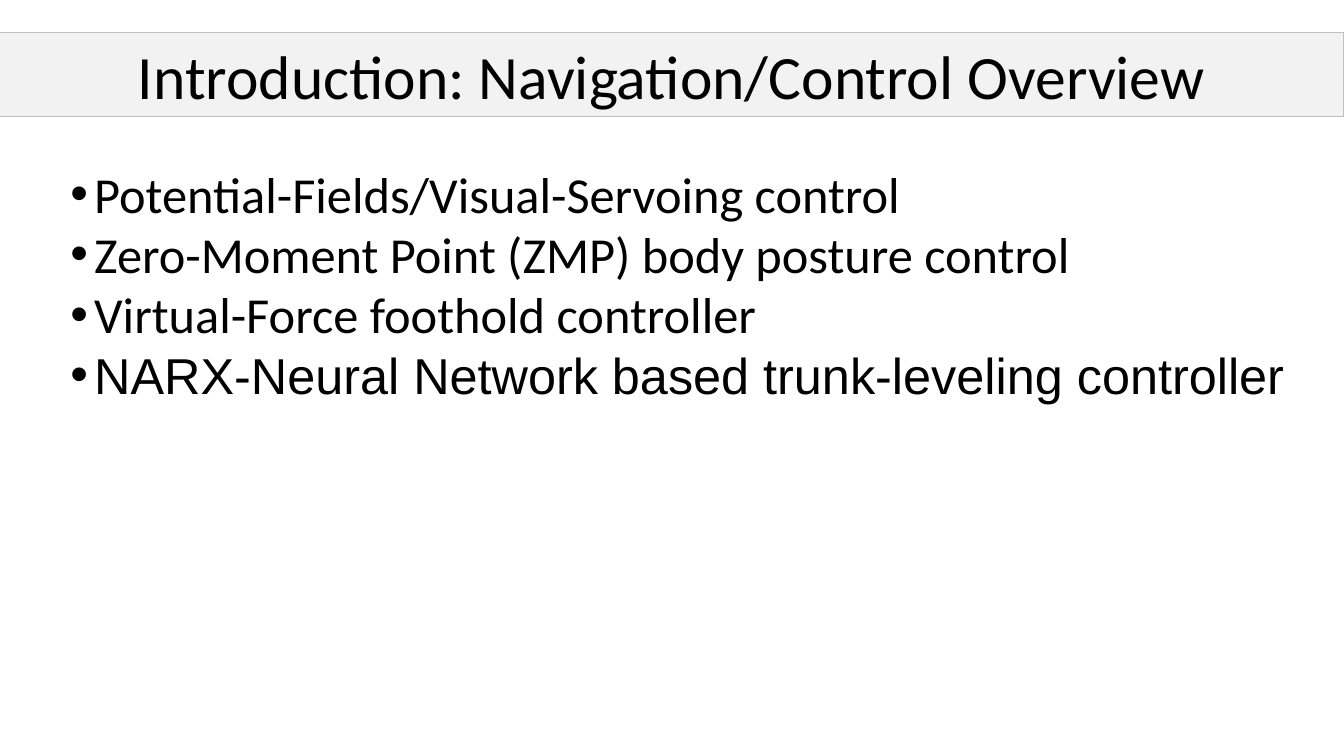
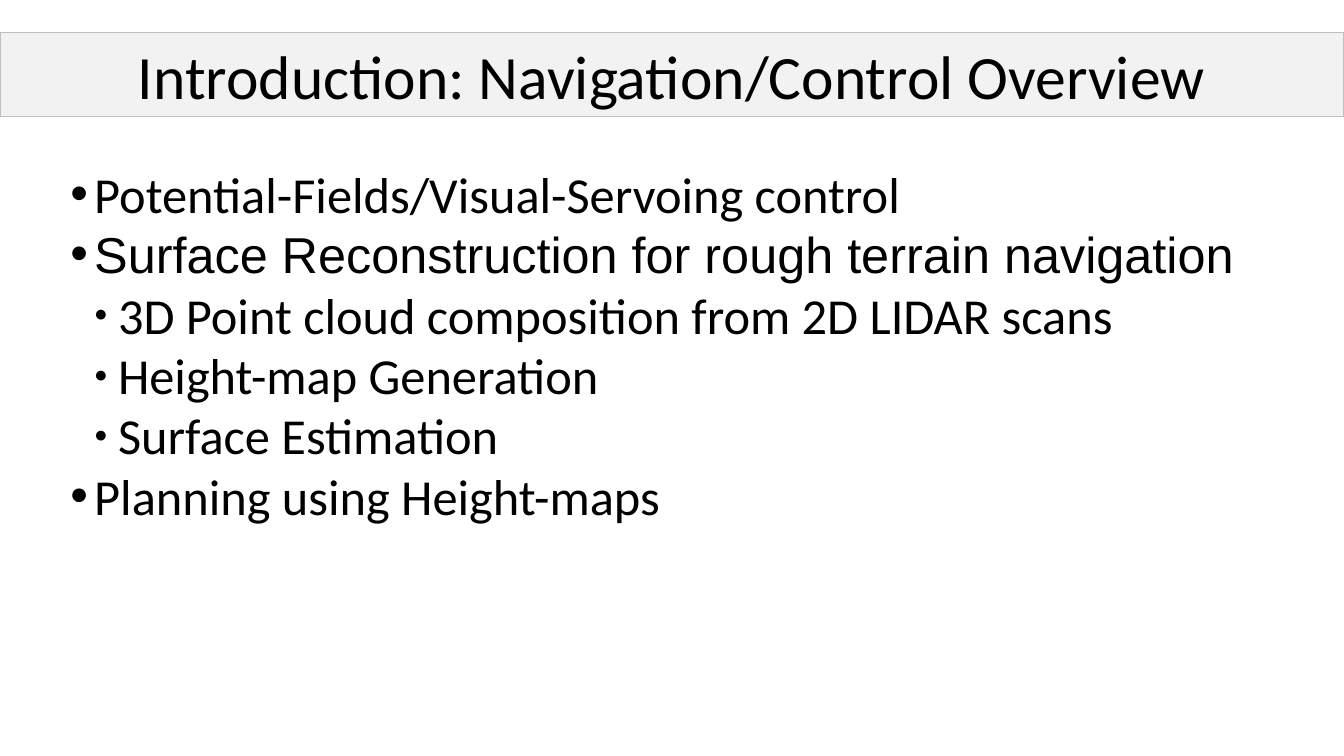
Before and after one commit to bcairl01/Masters-Thesis, a slide deck: slide 10 of presentation/main.pptx (slide 9 before the commit). Drawn at 1344x756 pixels with LibreOffice and Linux fonts; fonts in the diff are those of the drawing. Boxes give left, top, right and bottom in pixels: in the first picture for what was removed or moved away, otherwise in the second. Text is boxed around its words. In the diff, an @@ line names an element or a change of style, - is before the commit and + after.

```diff
--- a/presentation/main.pptx
+++ b/presentation/main.pptx
@@ text at <box>94,236,1234,524</box>: text changed @@
-• Zero-Moment Point (ZMP) body posture control
-• Virtual-Force foothold controller
-• NARX-Neural Network based trunk-leveling controller
+• Surface Reconstruction for rough terrain navigation
+  ● 3D Point cloud composition from 2D LIDAR scans
+  ● Height-map Generation
+  ● Surface Estimation
+• Planning using Height-maps
```
Also in this commit, not shown: 2 other slides changed, 6 slides added, 1 other file.
